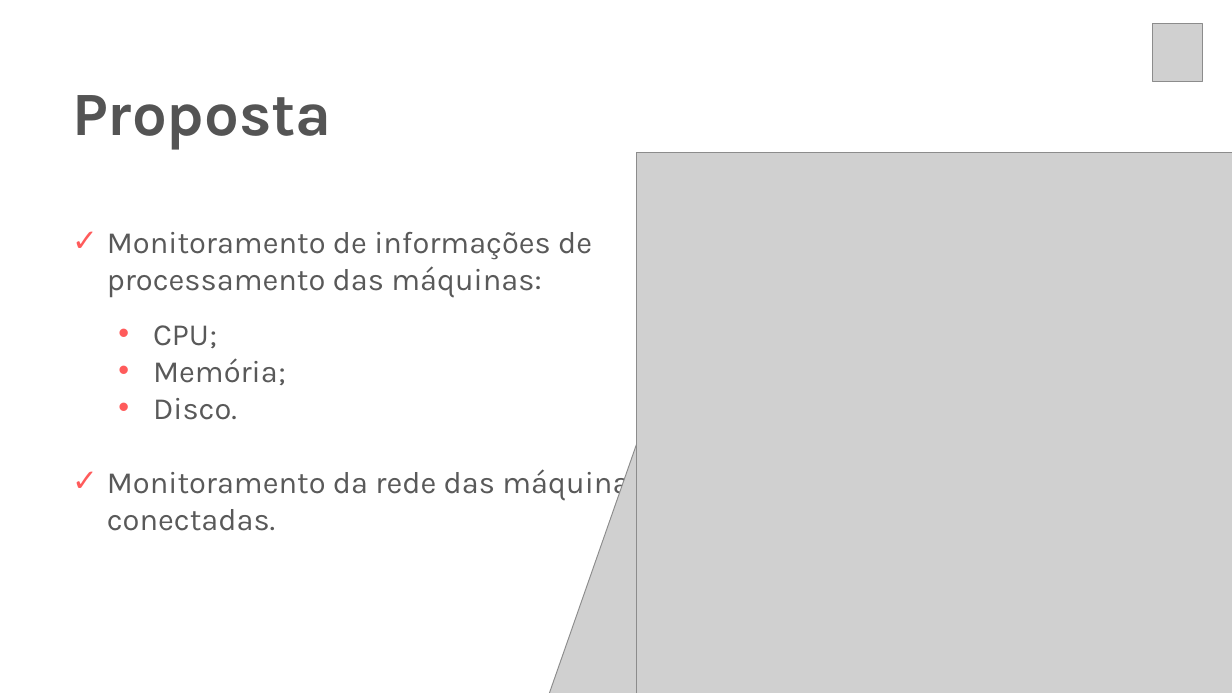
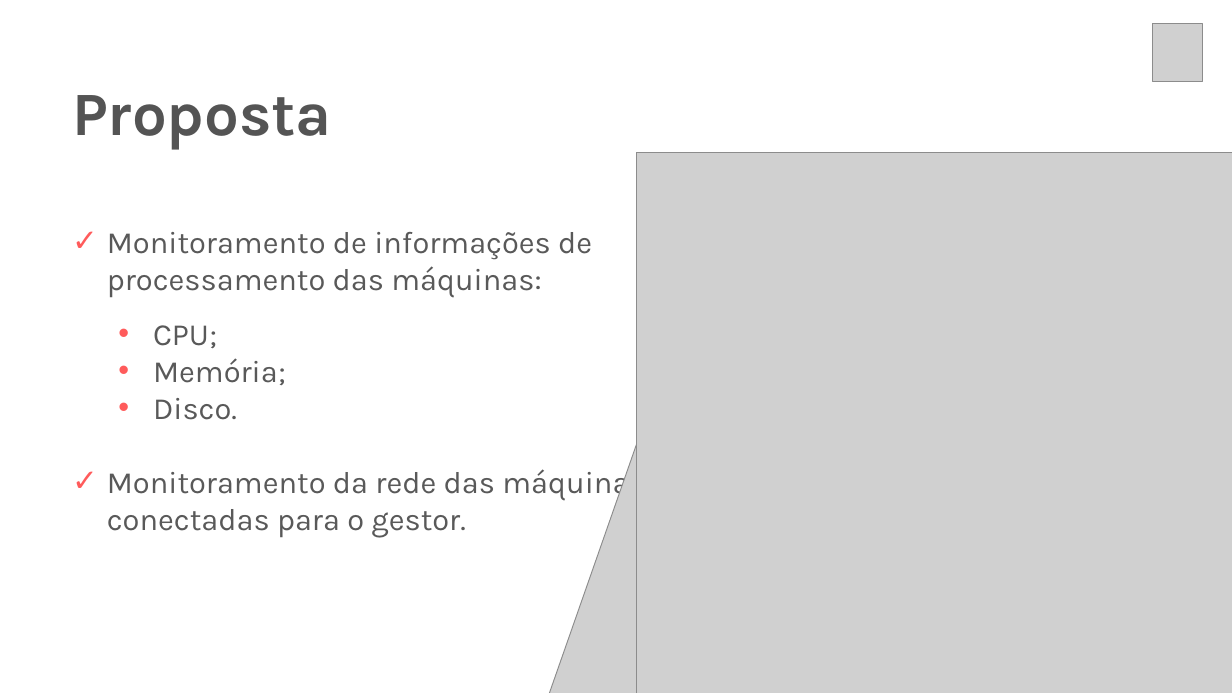
Before and after one commit to christian-raphael/Pyxis, a slide deck: slide 5 of Documentação/Pyxis.pptx. Drawn at 1232x693 pixels with LibreOffice and Linux fonts; fonts in the diff are those of the drawing; grey boxes stand for pictures. Boxes give left, top, right and bottom in pixels: in the first picture for what was removed or moved away, otherwise in the second. Text is boxed around its words. In the diff, an @@ line names an element or a change of style, - is before the commit and + after.

```diff
--- a/Documentação/Pyxis.pptx
+++ b/Documentação/Pyxis.pptx
@@ text at (107, 466, 645, 538): text changed @@
-✓ Monitoramento da rede das máquinas conectadas.
+✓ Monitoramento da rede das máquinas conectadas para o gestor.
```
Also in this commit, not shown: 4 other files.
